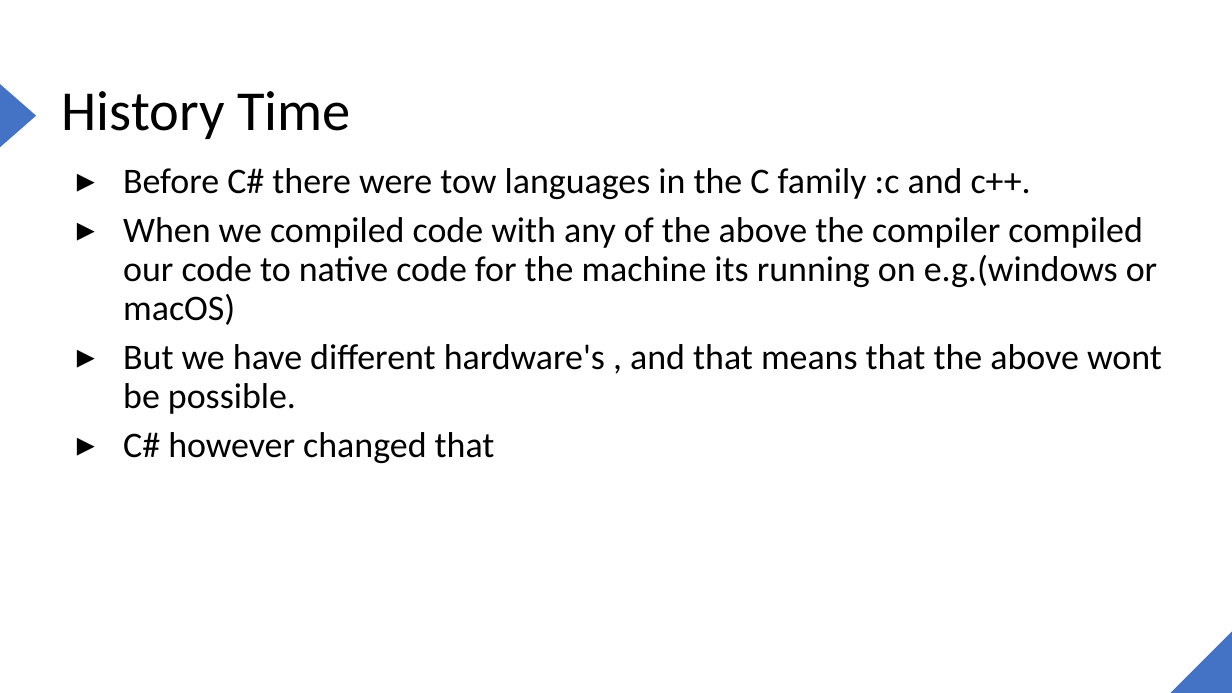
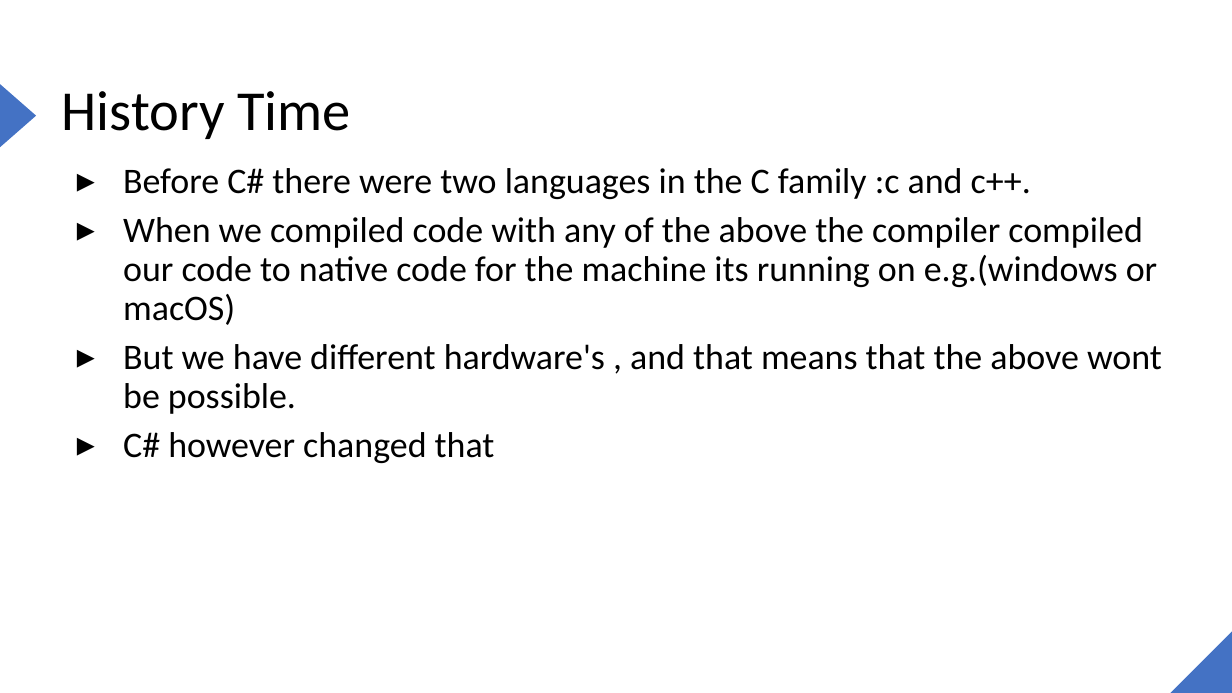
Before and after one commit to joe6276/The-sharp-Repo, a slide deck: slide 15 of Slides/C#/1. Introduction to the .NET FRAMEWORK/1. Intoduction to .NET [Autosaved].pptx. Drawn at 1232x693 pixels with LibreOffice and Linux fonts; fonts in the diff are those of the drawing. Boxes give left, top, right and bottom in pixels: in the first picture for what was removed or moved away, otherwise in the second. Text is boxed around its words. In the diff, an @@ line names an element or a change of style, - is before the commit and + after.

```diff
--- a/Slides/C#/1. Introduction to the .NET FRAMEWORK/1. Intoduction to .NET [Autosaved].pptx
+++ b/Slides/C#/1. Introduction to the .NET FRAMEWORK/1. Intoduction to .NET [Autosaved].pptx
@@ text at (x1=123, y1=168, x2=1031, y2=199): text changed @@
-▸ Before C# there were tow languages in the C family :c and c++.
+▸ Before C# there were two languages in the C family :c and c++.
```
Also in this commit, not shown: 4 other files.
